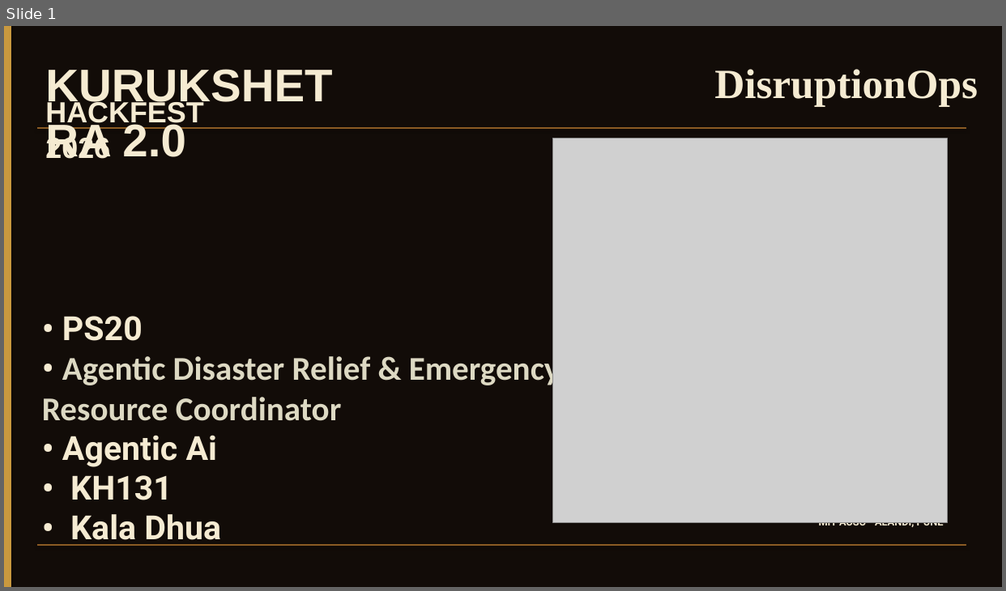
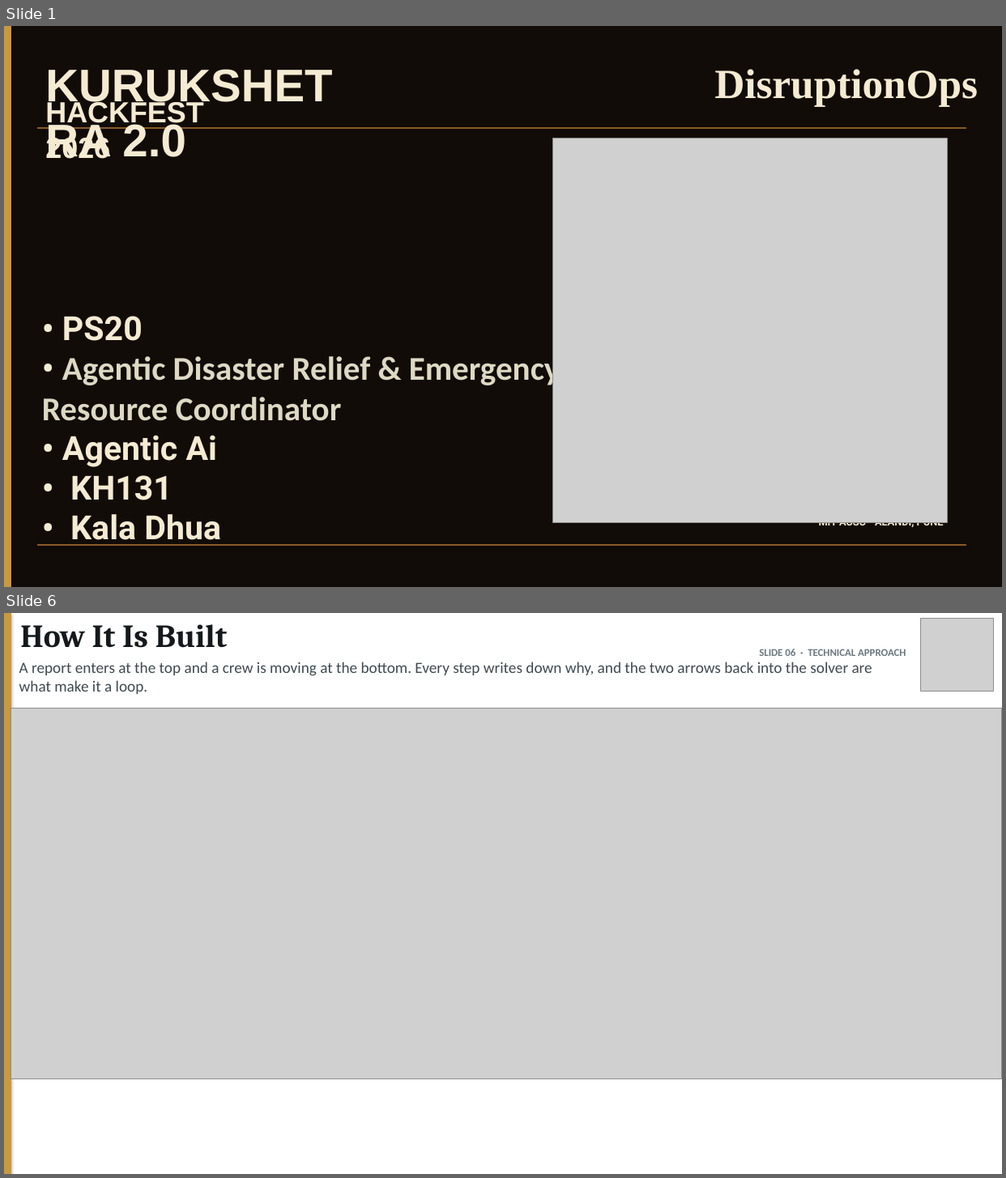
Before and after one commit to officialayush23/DisruptionOps, a slide deck: docs/DisruptionOps - Kurukshetra 2.0 Hackfest.pptx. Shown one above the other, each under a label of ours: slide 1 before the commit, slides 1 and 6 after it; the slides between them are not shown. The pictures are 1006x591 and 1006x1178 pixels, drawn with LibreOffice and Linux fonts; fonts in the diff are those of the drawing; grey boxes stand for pictures. Boxes give left, top, right and bottom in pixels: in the first picture for what was removed or moved away, otherwise in the second. Text is boxed around its words. In the diff, an @@ line names an element or a change of style, - is before the commit and + after.

```diff
--- a/docs/DisruptionOps - Kurukshetra 2.0 Hackfest.pptx
+++ b/docs/DisruptionOps - Kurukshetra 2.0 Hackfest.pptx
@@ slide 6 added at [4, 613, 1002, 1174], background #FFFFFF @@
@@ rectangle added at [4, 613, 10, 1174], fill #C9993F, outline #C9993F 0.75 pt @@
@@ text added at [20, 624, 228, 648], 31 pt, text #14191C, bold @@
+How It Is Built
@@ picture added at [921, 618, 994, 692] @@
@@ text added at [759, 649, 906, 656], 10 pt, text #6B7980, bold @@
+SLIDE 06 · TECHNICAL APPROACH
@@ text added at [19, 662, 872, 694], 15 pt, text #3E4A50 @@
+A report enters at the top and a crew is moving at the bottom. Every step writes down why, and the two arrows back into the solver are what make it a loop.
@@ picture added at [10, 708, 1002, 1080] @@
```
Also in this commit, not shown: 9 slides changed, 6 other files.
